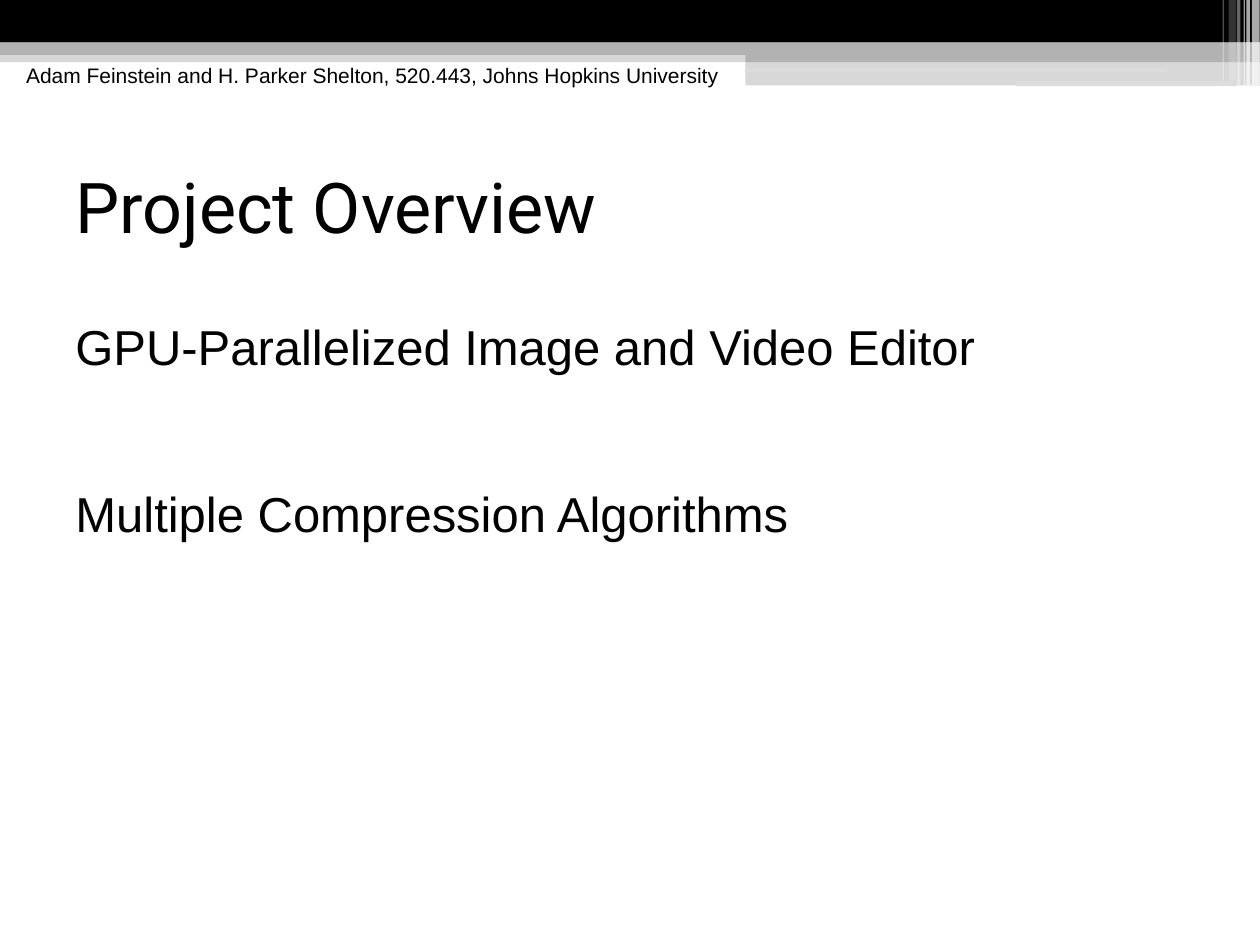
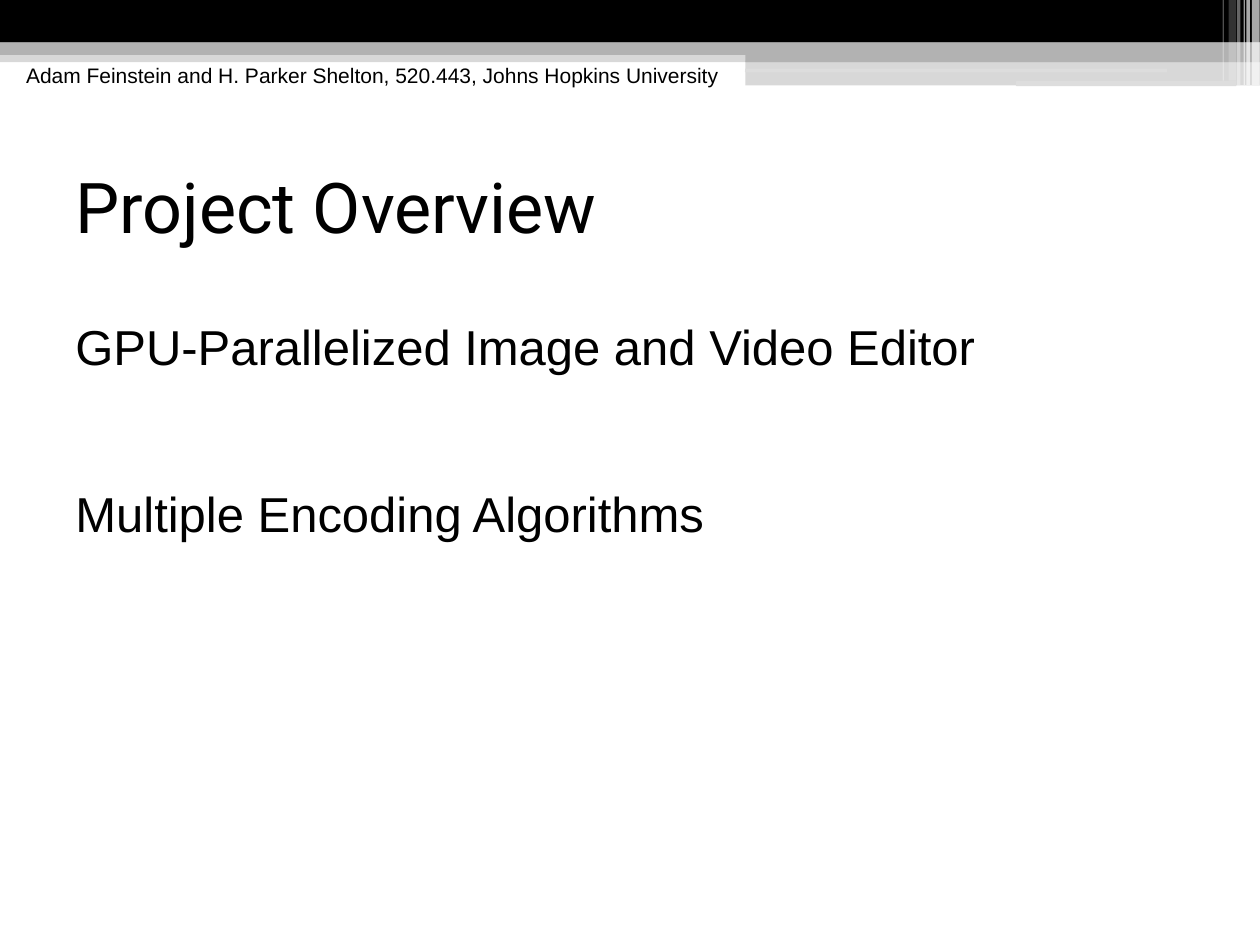
Before and after one commit to hpshelton/multimedia, a slide deck: slide 2 of docs/Multimedia Presentation.odp. Drawn at 1260x945 pixels with LibreOffice and Linux fonts; fonts in the diff are those of the drawing. Boxes give left, top, right and bottom in pixels: in the first picture for what was removed or moved away, otherwise in the second. Text is boxed around its words. In the diff, an @@ line names an element or a change of style, - is before the commit and + after.

```diff
--- a/docs/Multimedia Presentation.odp
+++ b/docs/Multimedia Presentation.odp
@@ text at (75,496,704,542): text changed @@
-Multiple Compression Algorithms
+Multiple Encoding Algorithms
```
Also in this commit, not shown: 17 other slides changed, 6 slides added, 1 other file.
